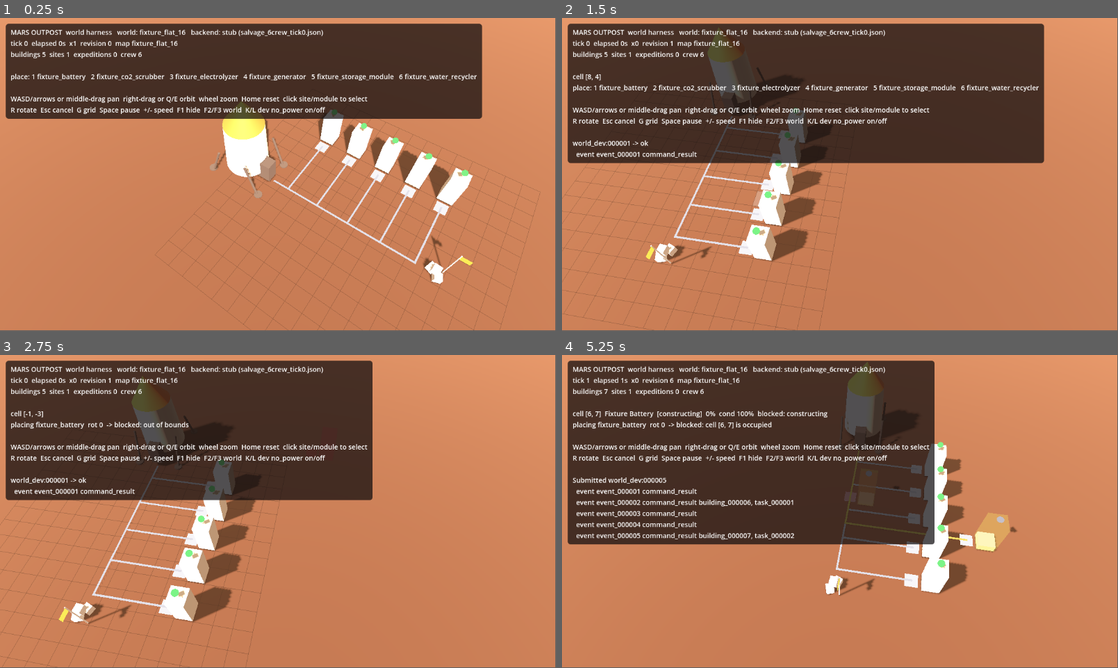
Above: before the commit, frames 1-4 (two rows, left to right).
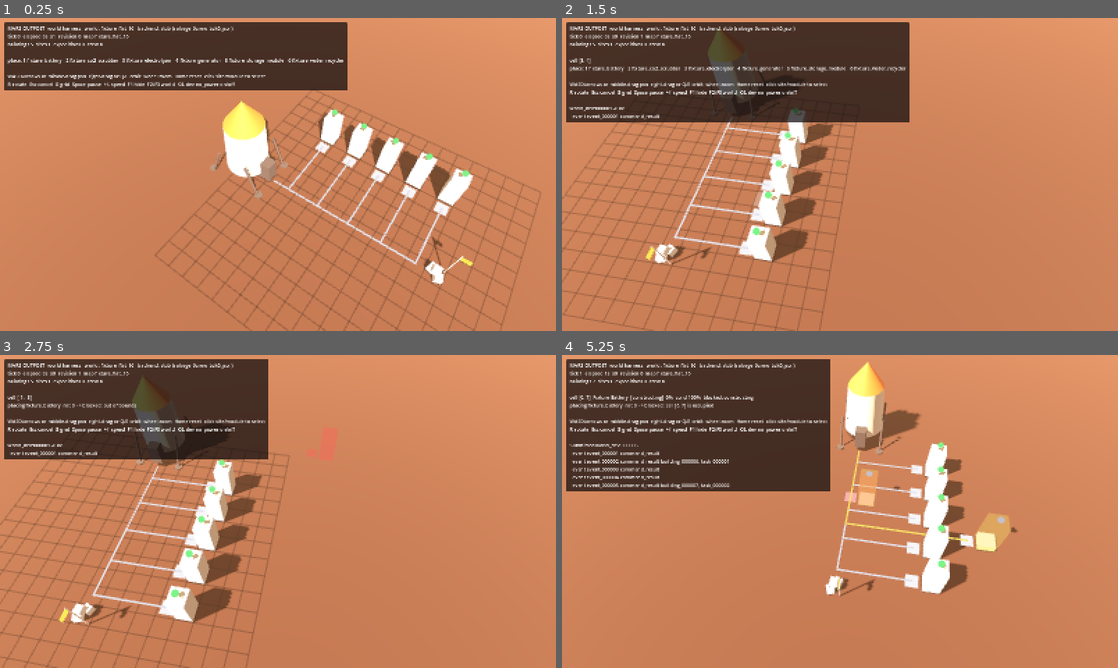
Above: after the commit, the same moments.

Repository: kroix-ovo/mars-outpost
Game: Godot game, scene res://scenes/world/main.tscn
The game is run twice, just before and just after one commit, with the same random seed, the same clock (stepped at 60 frames per second) and the same inputs. Before the commit the project has no main scene; this scene is started directly in both runs.
Inputs (mouse positions are in pixels of both pictures, inside the frame that each line leads up to):
- Up to frame 1 (0.25 s): no input
- Up to frame 2 (1.5 s): tap Enter at 0.5 s; move the mouse to (962, 158) at 0.52 s; hold D 0.53-1.25 s; hold Q 0.53-1.25 s; click (962, 158) at 0.67 s; tap Space at 0.77 s; drag from (728, 190) to (812, 237) at 1.27 s
- Up to frame 3 (2.75 s): move the mouse to (333, 442) at 2.02 s; hold D from 2.03 s (still down); tap 1 at 2.1 s
- Up to frame 4 (5.25 s): release D at 2.75 s; drag from (812, 574) to (673, 464) at 2.77 s; tap Space at 3.5, 3.77 s; move the mouse to (1006, 558) at 3.52 s; hold A 3.53-4.25 s; tap G at 3.6 s; drag from (673, 464) to (756, 433) at 4.27 s; move the mouse to (867, 511) at 5.02 s; hold S from 5.03 s (still down); tap L at 5.1 s; click (867, 511) at 5.17 s
In our replay, the window is 799x449 before the commit and 800x450 after it. These sizes can differ from the game's own. Grey fills any space a smaller window leaves; there, only what the larger window draws over its background counts as a difference.

The runs differ from the first frame. In frame 1, 20% of the frame differs, in the area x 0-100%, y 0-100%; in frame 2, 26%; in frame 3, 21%; in frame 4, 26%.

Commit message:
build: configure Godot exports and CI for the world harness
Set the project entry scene and Godot renderer/window settings. Add native and Web export presets and a GitHub Actions workflow for world checks and project startup.

Co-authored-by: Copilot <223556219+Copilot@users.noreply.github.com>

Diff:
--- a/project.godot
+++ b/project.godot
@@ -1,13 +1,31 @@
-; Mars Outpost project configuration.
-; Open with Godot 4.x.
+; Engine configuration file.
+; It's best edited using the editor UI and not directly,
+; since the parameters that go here are not all obvious.
+;
+; Format:
+;   [section] ; section goes between []
+;   param=value ; assign values to parameters
+
 config_version=5
 
 [application]
 
 config/name="Mars Outpost"
-config/features=PackedStringArray("4.0", "GL Compatibility")
+config/description="Junior astronaut mission trainer: run a Martian outpost and balance power, water, oxygen, food and crew time."
+config/version="0.1.0"
+run/main_scene="res://scenes/world/main.tscn"
+config/features=PackedStringArray("4.7", "GL Compatibility")
+
+[display]
+
+window/size/viewport_width=1600
+window/size/viewport_height=900
+window/stretch/mode="canvas_items"
+window/stretch/aspect="expand"
 
 [rendering]
 
 renderer/rendering_method="gl_compatibility"
 renderer/rendering_method.mobile="gl_compatibility"
+textures/vram_compression/import_etc2_astc=true
+anti_aliasing/quality/msaa_3d=1
Not shown, added: export_presets.cfg
